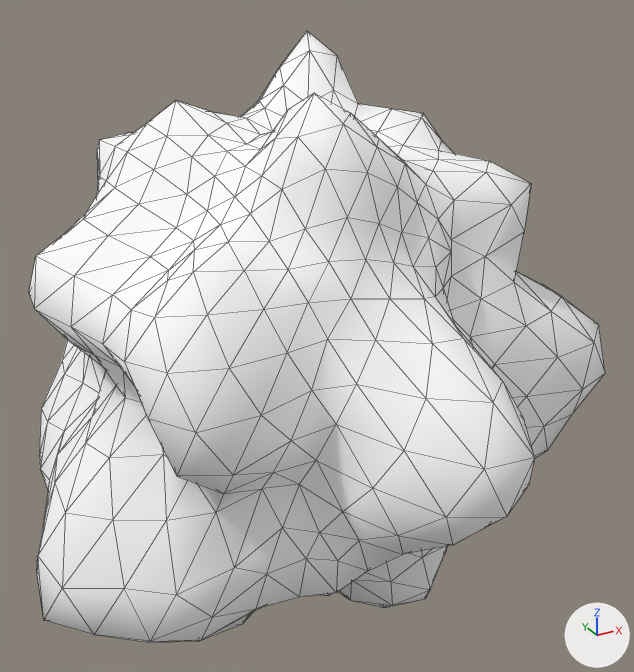
One commit to the glTF model orrun/assets/props/rocks/rock_boulder_round.glb: the scene before it, then after it.
Rendered twice from a 50 mm camera at (-0.778, -1.471, 1.448) aimed at (0.037, 0.011, 0.707). The lights are fixed; the arrows at lower right show +X, +Y and +Z. The older version comes first. Mesh edges are drawn as thin lines.

Script lines for the objects in view, before the commit:
```python
mat_rock_boulder_round_baked = principled_material('rock_boulder_round_baked')
mat_rock_boulder_round_baked.base_color = (1.0, 1.0, 1.0)  # white #ffffff
mat_rock_boulder_round_baked.roughness = 1.0
me_rock_mesh = bpy.data.meshes.new('rock_mesh')
me_rock_mesh.from_pydata(...)  # 642 vertices, 1280 faces; spans x -0.603..0.603, y -0.583..0.583, z 0.0..1.289
me_rock_mesh.materials.append(mat_rock_boulder_round_baked)  # white #ffffff
ob_rock_boulder_round = bpy.data.objects.new('rock_boulder_round', me_rock_mesh)
ob_rock_boulder_round.location = (0.0, 0.0, 0.0)
```
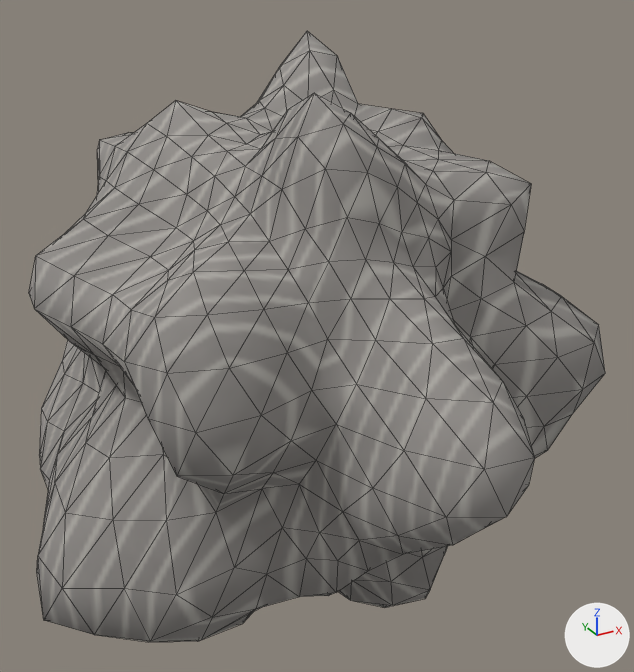
Location of each change, [x1, y1, x2, y2] in pixels of the pictures (634 x 672 px):
'rock_boulder_round', surface changed (white to grey): [29, 31, 605, 642] in both

What the commit changed:
Picture 'rock_boulder_round_albedo' (img_rock_boulder_round_albedo) is new.
In material 'rock_boulder_round_baked' (mat_rock_boulder_round_baked), base_color is no longer (1.0, 1.0, 1.0), white #ffffff.
In material 'rock_boulder_round_baked' (mat_rock_boulder_round_baked), texture is now set to img_rock_boulder_round_albedo.
